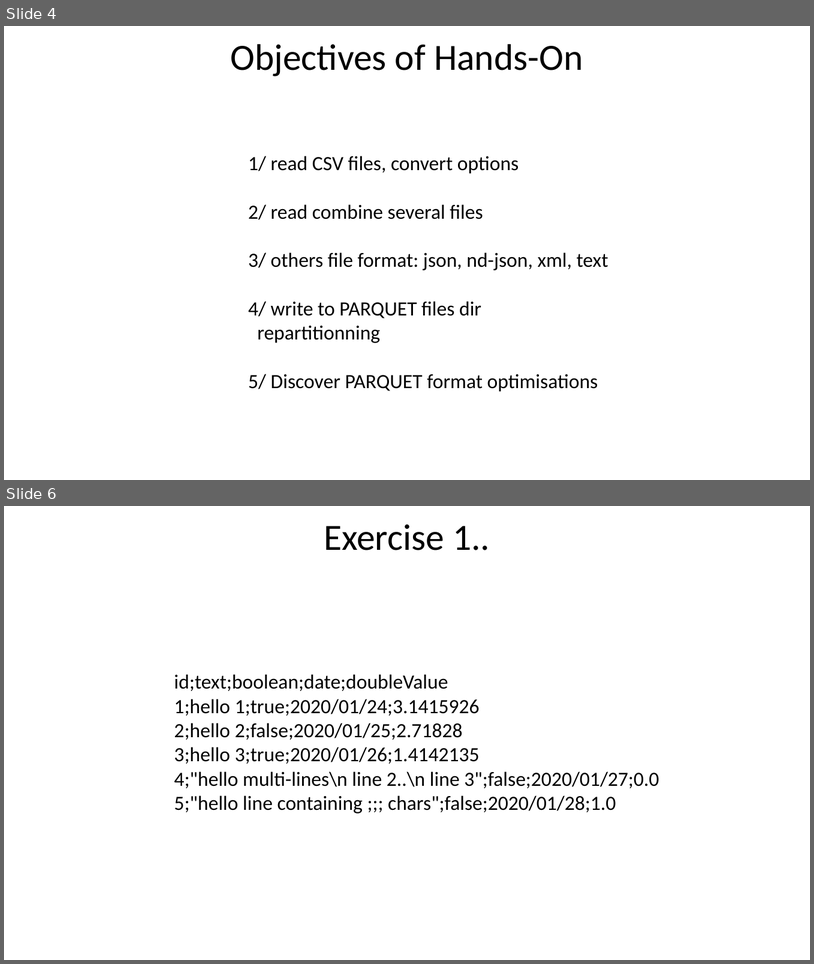
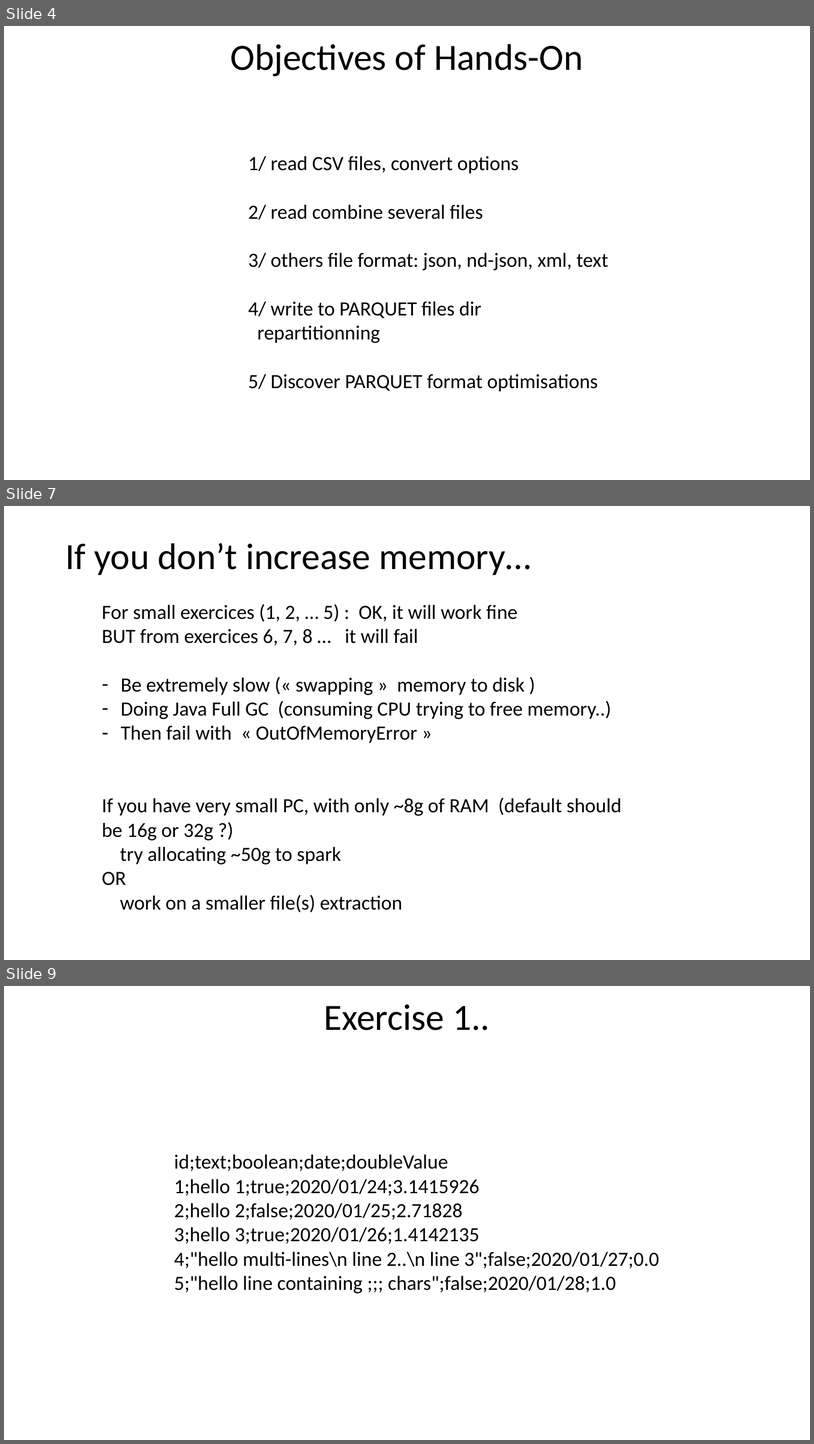
Before and after one commit to Arnaud-Nauwynck/presentations, a slide deck: pres-bigdata/Hands-On/TD2-part1-spark-read-write.pptx. Shown one above the other, each under a label of ours: slides 4 and 6 before the commit, slides 4, 7 and 9 after it; the slides between them are not shown. The pictures are 814x964 and 814x1444 pixels, drawn with LibreOffice and Linux fonts; fonts in the diff are those of the drawing. Boxes give left, top, right and bottom in pixels: in the first picture for what was removed or moved away, otherwise in the second. Text is boxed around its words. In the diff, an @@ line names an element or a change of style, - is before the commit and + after.

```diff
--- a/pres-bigdata/Hands-On/TD2-part1-spark-read-write.pptx
+++ b/pres-bigdata/Hands-On/TD2-part1-spark-read-write.pptx
@@ slide 7 added at bbox=[4, 506, 810, 960], background #FFFFFF @@
@@ title added at bbox=[65, 543, 531, 575], 44 pt, text #000000 @@
+If you don’t increase memory…
@@ text added at bbox=[102, 604, 621, 912], 24 pt, text #000000 @@
+For small exercices (1, 2, … 5) : OK, it will work fine
+BUT from exercices 6, 7, 8 … it will fail
+– Be extremely slow (« swapping » memory to disk )
+– Doing Java Full GC (consuming CPU trying to free memory..)
+– Then fail with « OutOfMemoryError »
+If you have very small PC, with only ~8g of RAM (default should be 16g or 32g ?)
+try allocating ~50g to spark
+OR
+work on a smaller file(s) extraction
@@ what was slide 6 is now slide 9 @@
```
Also in this commit, not shown: 14 slides changed, 15 other slides added, 1 slide removed, 23 other files.
